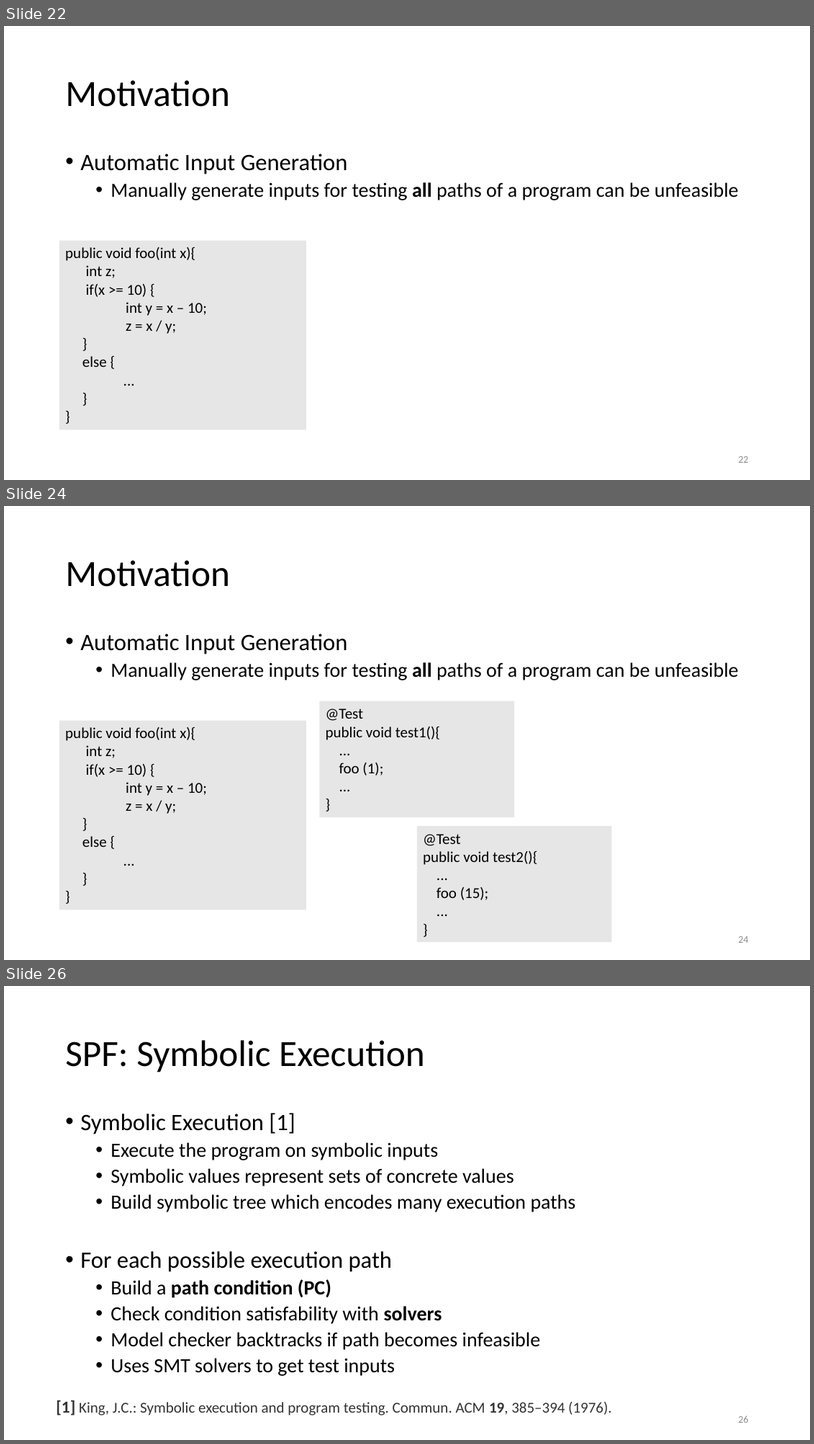
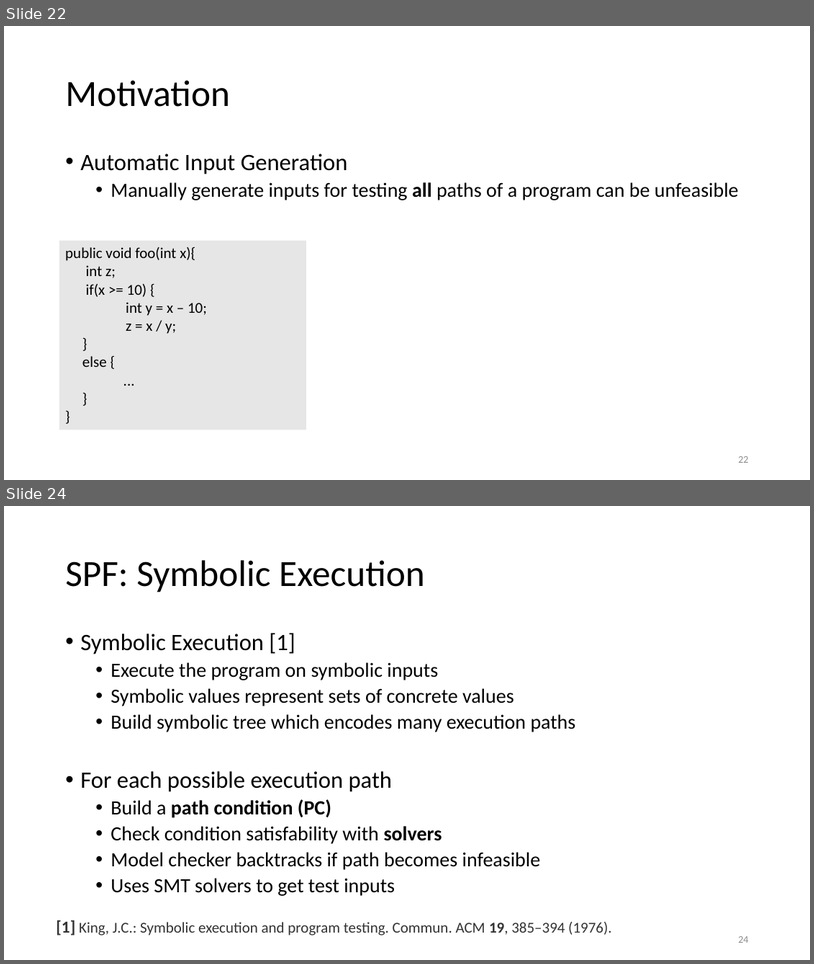
Before and after one commit to damorim/model-checking-tutorial, a slide deck: Program-Model-Checking.pptx. Shown one above the other, each under a label of ours: slides 22, 24 and 26 before the commit, slides 22 and 24 after it; the slides between them are not shown. The pictures are 814x1444 and 814x964 pixels, drawn with LibreOffice and Linux fonts; fonts in the diff are those of the drawing. Boxes give left, top, right and bottom in pixels: in the first picture for what was removed or moved away, otherwise in the second. Text is boxed around its words. In the diff, an @@ line names an element or a change of style, - is before the commit and + after.

```diff
--- a/Program-Model-Checking.pptx
+++ b/Program-Model-Checking.pptx
@@ slide 24 removed at (4,506,810,960), background #FFFFFF @@
@@ title removed at (65,560,230,587) @@
-Motivation
@@ text removed at (80,633,739,680) @@
-• Automatic Input Generation
-  • Manually generate inputs for testing all paths of a program can be unfeasible
@@ rectangle removed at (59,720,306,909) @@
-public void foo(int x){
-int z;
-if(x >= 10) {
-int y = x – 10;
-z = x / y;
-}
-else {
-...
-}
-}
@@ rectangle removed at (320,701,514,817) @@
-@Test
-public void test1(){
-...
-foo (1);
-...
-}
@@ rectangle removed at (67,735,306,888) @@
-public void foo(int x){
-if(x > 10) {
-...
-}
-else {
-...
-}
-}
@@ rectangle removed at (417,826,612,942) @@
-@Test
-public void test2(){
-...
-foo (15);
-...
-}
@@ page number removed at (738,936,748,942) @@
-24
@@ what was slide 26 is now slide 24 @@
@@ page number at (738,936,748,942): text changed @@
-26
+24
```
Also in this commit, not shown: 1 other slide removed.
